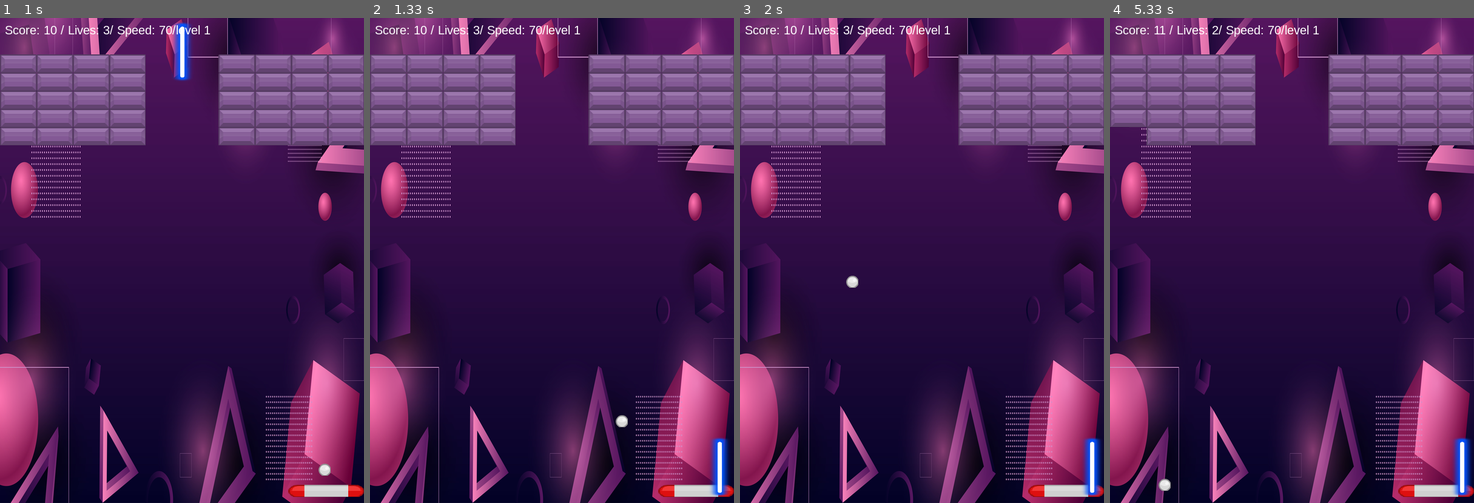
Above: before the commit, frames 1-4 (left to right).
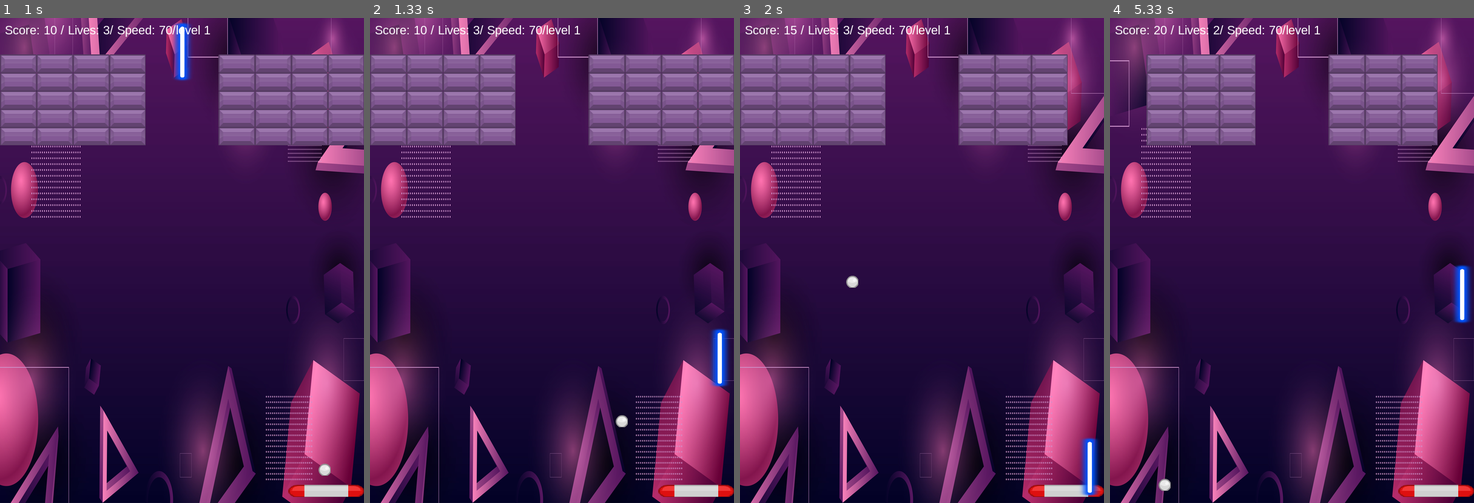
Above: after the commit, the same moments.

Repository: best-gamer5950/First-pygame
Game: pygame game, started from bricks and ball.py
The game is run twice, just before and just after one commit, with the same random seed, the same clock (stepped at 60 frames per second) and the same inputs.
Inputs:
- Up to frame 1 (1 s): tap Space at 0.33 s; hold Right from 0.67 s (still down)
- Up to frame 2 (1.33 s): release Right at 1.13 s; hold W from 1.17 s (still down)
- Up to frame 3 (2 s): release W at 1.47 s; hold Right 1.5-1.97 s
- Up to frame 4 (5.33 s): hold A 2-2.53 s; hold Left 2.57-2.97 s; hold W 3-3.37 s; hold Right 3.4-4.03 s; hold A 4.07-4.53 s; hold Right 4.57-5.03 s; hold W from 5.07 s (still down)

Frame 1 is identical in both runs. In frame 2, 1.2% of the frame differs, in the area x 93-99%, y 64-99%; in frame 3, 2.5%; in frame 4, 4.9%, in the area x 0-100%, y 1-99%.

Commit message:
Update bricks and ball.py

Diff:
--- a/bricks and ball.py
+++ b/bricks and ball.py
@@ -183,7 +183,7 @@
         #update code goes here
         keys = pygame.key.get_pressed()
         if not up_down:
-            if keys[pygame.K_UP] or keys[pygame.K_SPACE]:
+            if keys[pygame.K_UP] or keys[pygame.K_SPACE] or keys[pygame.K_w]:
                 self.laser_mover = False
         else:
             if keys[pygame.K_SPACE]:
